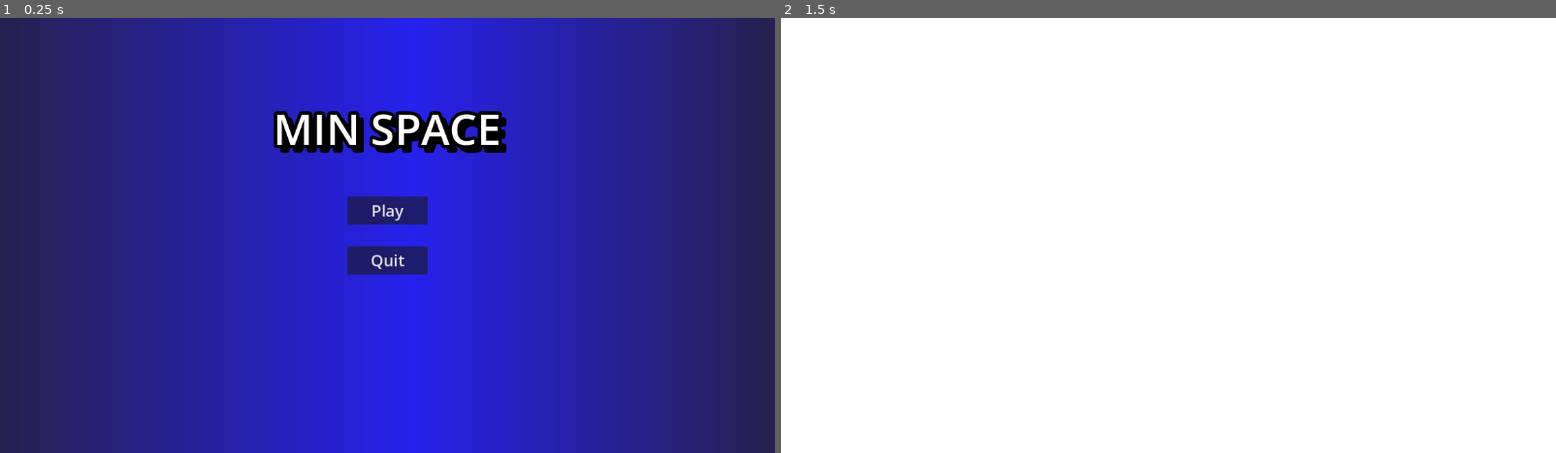
Above: before the commit, frames 1-2 (left to right).
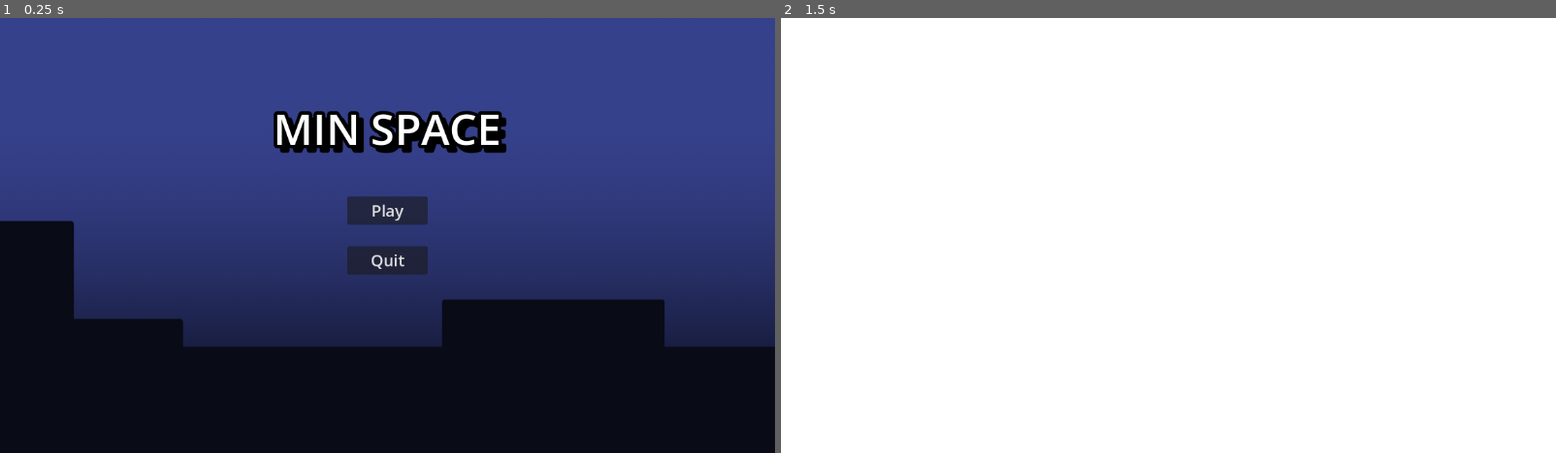
Above: after the commit, the same moments.

Repository: kagamiAL/CALHACKS_2024
Game: Godot game, scene res://scenes/Main/Main.tscn
Two runs of this game, one before a commit and one after it. Both use one fixed random seed, a clock stepped at 60 frames per second and the inputs below. This scene is started directly instead of the project's main scene.
Inputs:
- Up to frame 1 (0.25 s): no input
- Up to frame 2 (1.5 s): click "Play" at 0.5 s; tap Enter (ui_accept) at 1.25 s; hold Right (ui_right) from 1.28 s (still down)

The runs differ from the first frame. In frame 1, 91% of the frame differs, in the area x 0-100%, y 0-100%; in frame 2, nothing differs.

Commit message:
title screen background changed

Diff:
--- a/scenes/Main/Game.tscn
+++ b/scenes/Main/Game.tscn
@@ -1,3 +1,6 @@
-[gd_scene format=3 uid="uid://bv6jn02gmpdl5"]
+[gd_scene load_steps=2 format=3 uid="uid://bv6jn02gmpdl5"]
+
+[ext_resource type="Script" path="res://scenes/Main/Game.gd" id="1_0vo2w"]
 
 [node name="Game" type="Node2D"]
+script = ExtResource("1_0vo2w")
--- a/scenes/Main/Main.tscn
+++ b/scenes/Main/Main.tscn
@@ -1,13 +1,7 @@
-[gd_scene load_steps=7 format=3 uid="uid://bhju5n4ymgoto"]
+[gd_scene load_steps=6 format=3 uid="uid://bhju5n4ymgoto"]
 
 [ext_resource type="Script" path="res://scenes/Main/Menu.gd" id="1_r3bay"]
-
-[sub_resource type="Gradient" id="Gradient_gmi1w"]
-offsets = PackedFloat32Array(0, 0.531746, 1)
-colors = PackedColorArray(0.152941, 0.129412, 0.309804, 1, 0.152941, 0.129412, 0.929412, 1, 0.152941, 0.129412, 0.309804, 1)
-
-[sub_resource type="GradientTexture1D" id="GradientTexture1D_a7fu1"]
-gradient = SubResource("Gradient_gmi1w")
+[ext_resource type="Texture2D" uid="uid://bpmoncorm0y4b" path="res://res/background.png" id="2_csu54"]
 
 [sub_resource type="SystemFont" id="SystemFont_nlf74"]
 font_names = PackedStringArray("Century Gothic")
@@ -34,7 +28,8 @@
 anchor_bottom = 1.0
 grow_horizontal = 2
 grow_vertical = 2
-texture = SubResource("GradientTexture1D_a7fu1")
+texture = ExtResource("2_csu54")
+expand_mode = 3
 metadata/_edit_use_anchors_ = true
 
 [node name="MarginContainer" type="MarginContainer" parent="."]
Binary file added: res/background.png
Not shown, added: res/background.png.import
